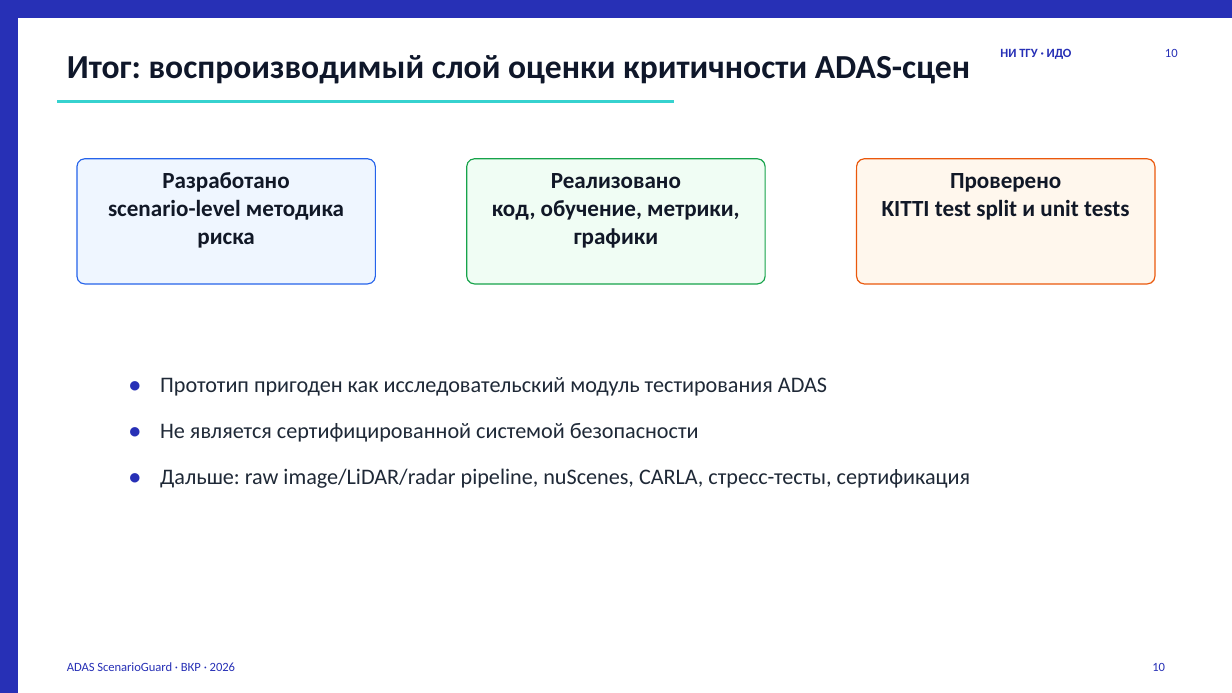
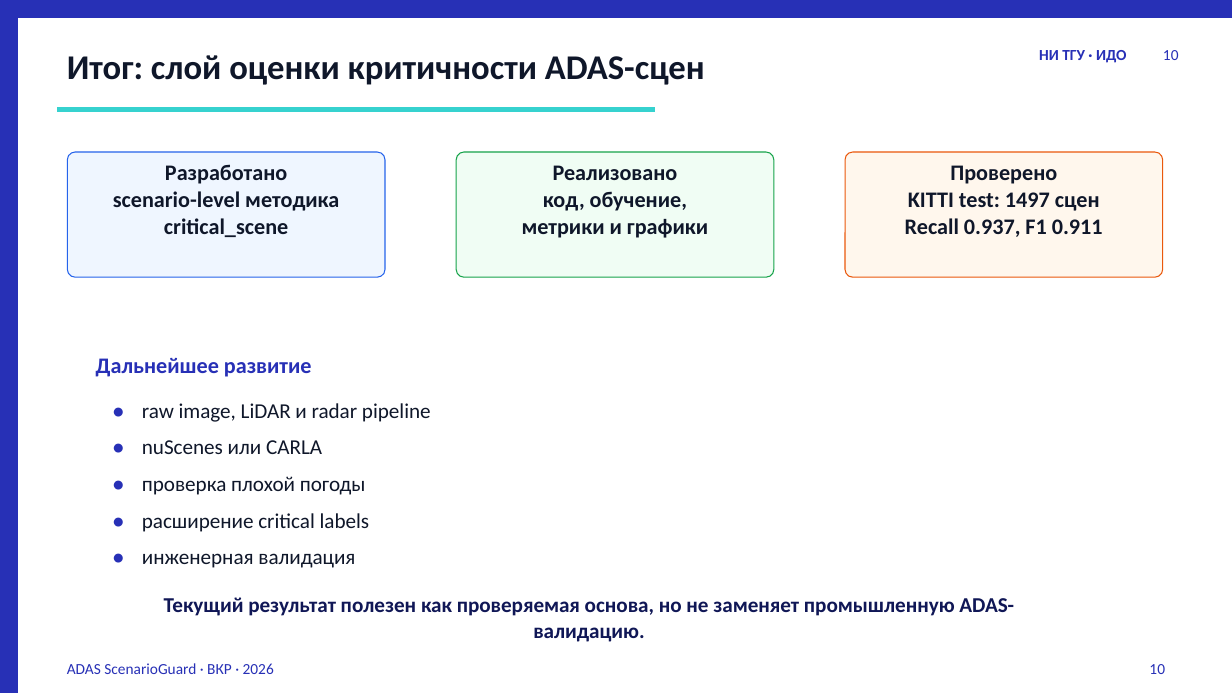
Before and after one commit to Vlad-Git-54/adas-scenarioguard, a slide deck: slide 10 of final/Marianovskiy_VKR_ADAS_defense_final.pptx. Drawn at 1232x693 pixels with LibreOffice and Linux fonts; fonts in the diff are those of the drawing. Boxes give left, top, right and bottom in pixels: in the first picture for what was removed or moved away, otherwise in the second. Text is boxed around its words. In the diff, an @@ line names an element or a change of style, - is before the commit and + after.

```diff
--- a/final/Marianovskiy_VKR_ADAS_defense_final.pptx
+++ b/final/Marianovskiy_VKR_ADAS_defense_final.pptx
@@ text at (x1=67, y1=55, x2=705, y2=85): text changed; size 26.2 to 27 pt @@
-Итог: воспроизводимый слой оценки критичности ADAS-сцен
+Итог: слой оценки критичности ADAS-сцен
@@ text "НИ ТГУ · ИДО" moved from (x1=1000, y1=48, x2=1072, y2=59) to (x1=1039, y1=50, x2=1126, y2=63) @@
@@ text "НИ ТГУ · ИДО" at (x1=1039, y1=50, x2=1126, y2=63): size 9.8 to 12 pt; alignment left to right @@
@@ rectangle resized from (x1=57, y1=100, x2=674, y2=103) to (x1=57, y1=108, x2=654, y2=112) @@
@@ rounded rectangle "Разработано" resized from (x1=77, y1=159, x2=375, y2=284) to (x1=67, y1=152, x2=385, y2=277) @@
@@ rounded rectangle "Разработано" at (x1=67, y1=152, x2=385, y2=277): outline #2563EB 0.9 pt to #2563EB 0.83 pt @@
@@ text in rounded rectangle at (x1=165, y1=164, x2=287, y2=184): size 18 to 17.2 pt, text colour #111827 to #0F172A in "Разработано" @@
@@ rounded rectangle "Реализовано" resized from (x1=467, y1=159, x2=765, y2=284) to (x1=457, y1=152, x2=775, y2=277) @@
@@ rounded rectangle "Реализовано" at (x1=457, y1=152, x2=775, y2=277): outline #16A34A 0.9 pt to #16A34A 0.83 pt @@
@@ text in rounded rectangle at (x1=553, y1=165, x2=678, y2=180): size 18 to 17.2 pt, text colour #111827 to #0F172A in "Реализовано" @@
@@ rounded rectangle "Проверено" resized from (x1=857, y1=159, x2=1155, y2=284) to (x1=846, y1=152, x2=1164, y2=277) @@
@@ rounded rectangle "Проверено" at (x1=846, y1=152, x2=1164, y2=277): outline #EA580C 0.9 pt to #EA580C 0.83 pt @@
@@ text in rounded rectangle at (x1=950, y1=165, x2=1057, y2=184): size 18 to 17.2 pt, text colour #111827 to #0F172A in "Проверено" @@
@@ text in rounded rectangle at (x1=113, y1=191, x2=339, y2=237): text changed; size 18 to 17.2 pt; text colour #111827 to #0F172A @@
-scenario-level методика риска
+scenario-level методика
+critical_scene
@@ text in rounded rectangle at (x1=522, y1=191, x2=708, y2=238): text changed; size 18 to 17.2 pt; text colour #111827 to #0F172A @@
-код, обучение, метрики, графики
+код, обучение,
+метрики и графики
@@ text in rounded rectangle at (x1=905, y1=192, x2=1103, y2=237): text changed; size 18 to 17.2 pt; text colour #111827 to #0F172A @@
-KITTI test split и unit tests
+KITTI test: 1497 сцен
+Recall 0.937, F1 0.911
@@ text added at (x1=96, y1=358, x2=312, y2=377), 17.2 pt, text #2730B6, bold @@
+Дальнейшее развитие
@@ text removed at (x1=160, y1=377, x2=827, y2=396) @@
-Прототип пригоден как исследовательский модуль тестирования ADAS
@@ size 17.2 to 16.5 pt in 3 elements at (x1=104, y1=466, x2=127, y2=494), (x1=104, y1=430, x2=127, y2=458), (x1=104, y1=393, x2=127, y2=421) @@
@@ text "•" moved from (x1=120, y1=366, x2=143, y2=395) to (x1=104, y1=393, x2=127, y2=421) @@
@@ text at (x1=142, y1=403, x2=431, y2=422): text changed; size 17.2 to 16.5 pt; text colour #1F2937 to #0F172A @@
-Дальше: raw image/LiDAR/radar pipeline, nuScenes, CARLA, стресс-тесты, сертификация
+raw image, LiDAR и radar pipeline
@@ text "•" moved from (x1=120, y1=412, x2=143, y2=441) to (x1=104, y1=430, x2=127, y2=458) @@
@@ text added at (x1=142, y1=440, x2=322, y2=454), 16.5 pt, text #0F172A @@
+nuScenes или CARLA
@@ text removed at (x1=160, y1=423, x2=699, y2=442) @@
-Не является сертифицированной системой безопасности
@@ text "•" moved from (x1=120, y1=458, x2=143, y2=487) to (x1=104, y1=466, x2=127, y2=494) @@
@@ text added at (x1=142, y1=476, x2=366, y2=495), 16.5 pt, text #0F172A @@
+проверка плохой погоды
@@ text added at (x1=104, y1=503, x2=127, y2=531), 16.5 pt, text #2730B6, bold @@
+•
@@ text added at (x1=104, y1=539, x2=127, y2=567), 16.5 pt, text #2730B6, bold @@
+•
@@ text added at (x1=142, y1=513, x2=370, y2=532), 16.5 pt, text #0F172A @@
+расширение critical labels
@@ text added at (x1=142, y1=553, x2=355, y2=568), 16.5 pt, text #0F172A @@
+инженерная валидация
@@ text added at (x1=164, y1=597, x2=1014, y2=616), 16.5 pt, text #101756, bold @@
+Текущий результат полезен как проверяемая основа, но не заменяет промышленную ADAS-валидацию.
@@ size 9.8 to 12 pt in 3 elements at (x1=1163, y1=50, x2=1179, y2=60), (x1=67, y1=663, x2=274, y2=674), (x1=1149, y1=664, x2=1165, y2=674) @@
```
Also in this commit, not shown: 4 other slides changed, 4 slides added, 4 slides removed, 2 other files.
